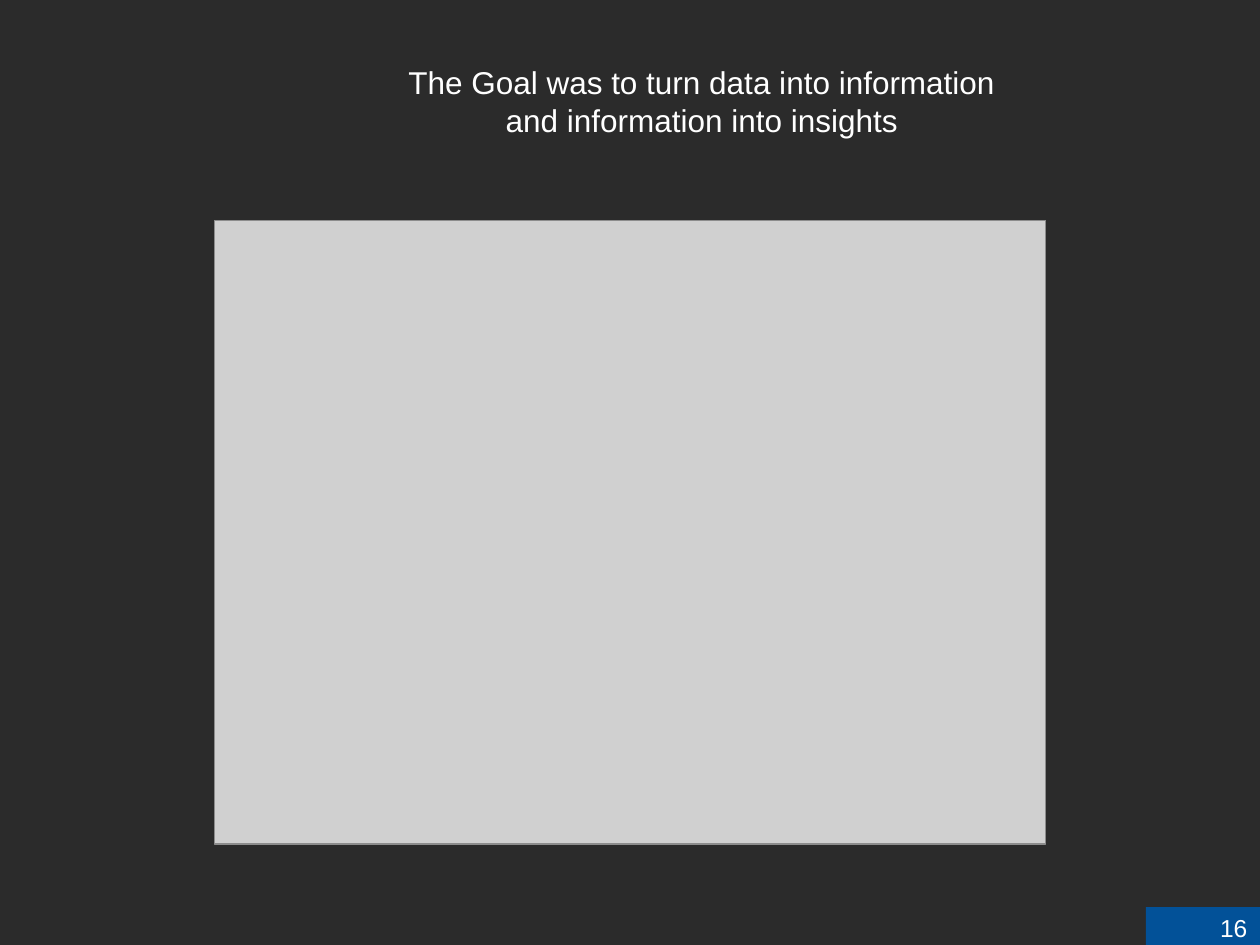
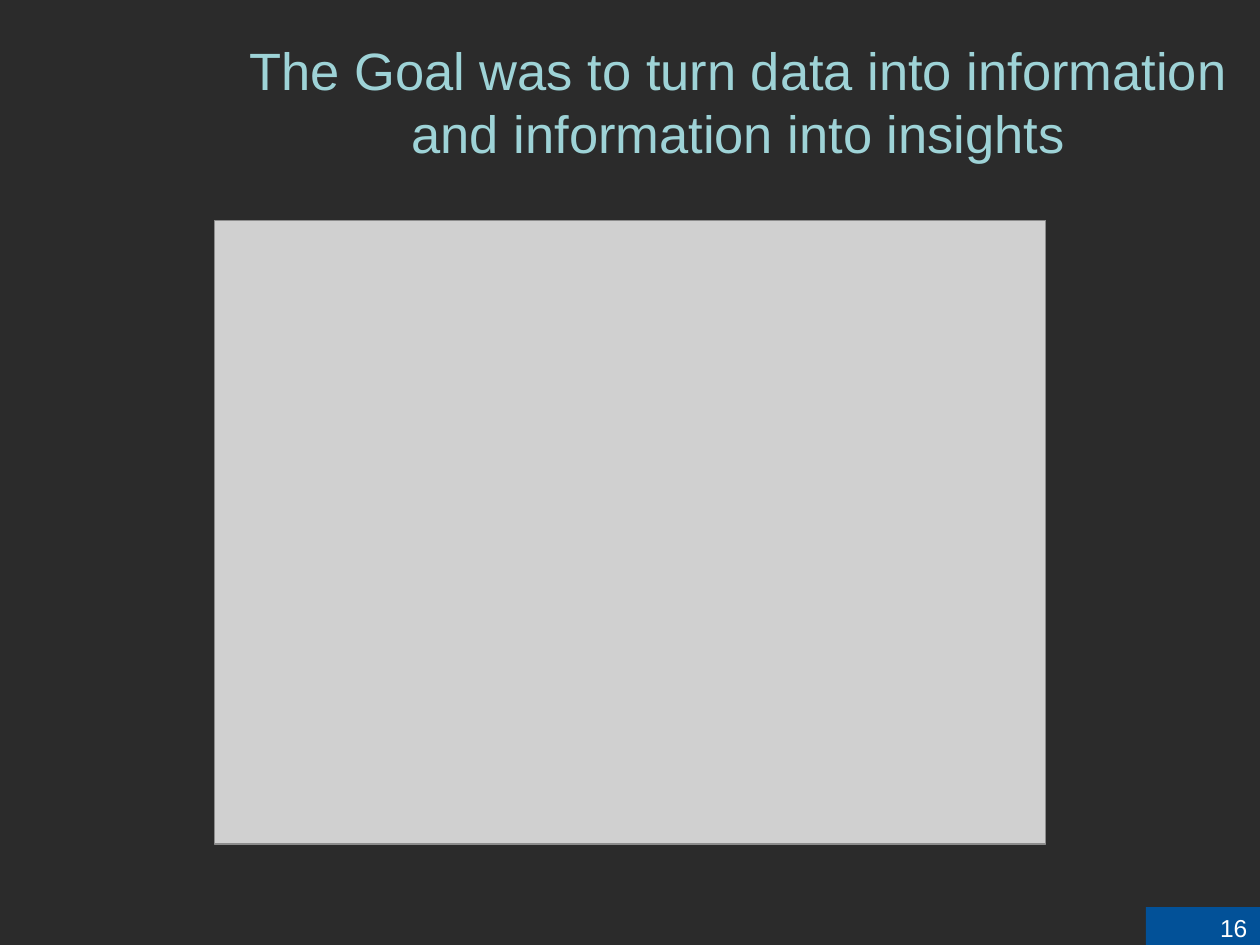
Before and after one commit to RujDha/LendingClub-CaseStudy, a slide deck: slide 16 of LeandingClub-CaseStudy.pptx. Drawn at 1260x945 pixels with LibreOffice and Linux fonts; fonts in the diff are those of the drawing; grey boxes stand for pictures; background and template pictures are left out; a plain dark background stands for a picture behind light text. Boxes give left, top, right and bottom in pixels: in the first picture for what was removed or moved away, otherwise in the second. Text is boxed around its words. In the diff, an @@ line names an element or a change of style, - is before the commit and + after.

```diff
--- a/LeandingClub-CaseStudy.pptx
+++ b/LeandingClub-CaseStudy.pptx
@@ text "The Goal was to turn ...": place and size @@
-text "The Goal was to turn ..." at [408,71,995,138]
+text "The Goal was to turn ..." at [250,52,1227,164]
@@ text "The Goal was to turn ..." at [250,52,1227,164]: size 18 to 30 pt, text colour #FFFFFF to #9ED3D7 @@
```
Also in this commit, not shown: 12 other slides changed, 2 other files.
